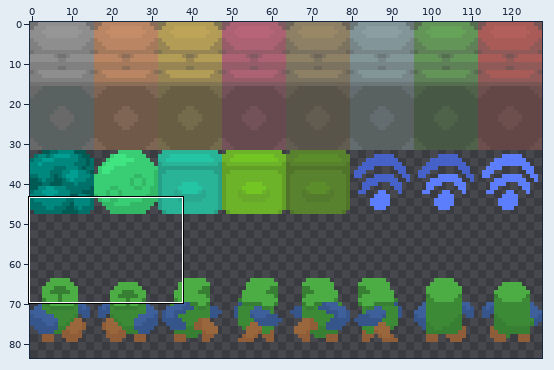
Sprite sheet, stored at asset/img/16x16SquareSheet.png. Above: a wide view before the commit, with the close-up outlined.
Close-up. As it was:
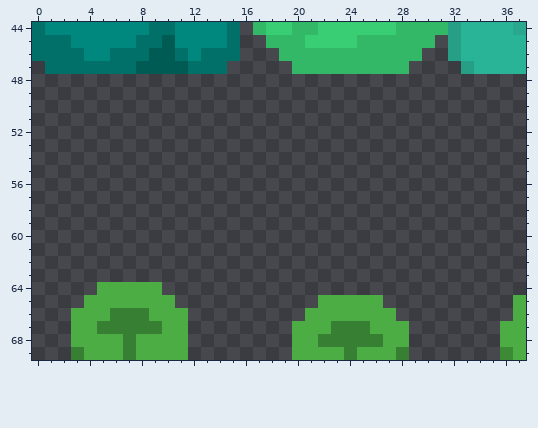
The file is 128x128 pixels. Colours within 5 levels of each other are drawn and written as one. Shown: x 0..37, y 44..69. The wide view leaves out empty margins.
Once edited:
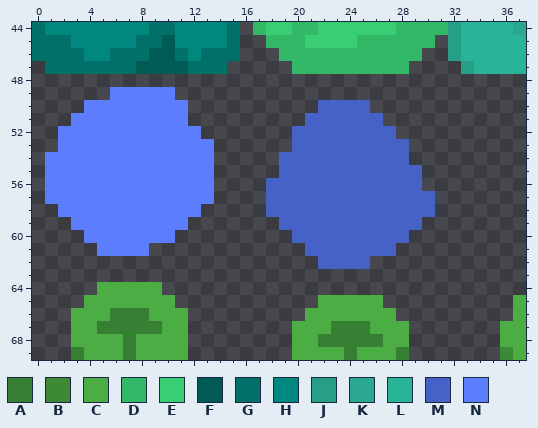
Palette (. is transparent): A #377f32  B #3c8a36  C #4bad44  D #33b867  E #3ace74  F #005b54  G #007068  H #00887e  J #279f87  K #2aa88f  L #29b397  M #4661c7  N #5c7efc
Diff:
The edit adds colour M in row 50 at x 22 to 25; in row 51 at x 21 to 26; in row 52 at x 20 to 27; in row 53 at x 20 to 28; in row 54 at x 19 to 28; in row 55 at x 19 to 29.
The edit adds colour M in row 56 at x 18 to 29; in rows 57 to 58 at x 18 to 30; in row 59 at x 19 to 29; in row 60 at x 20 to 28; in row 61 at x 21 to 27; in row 62 at x 22 to 25.
The edit adds colour N in row 49 at x 6 to 10; in row 50 at x 4 to 11; in row 51 at x 3 to 11; in row 52 at x 2 to 12; in row 53 at x 2 to 13; in rows 54 to 57 at x 1 to 13.
The edit adds colour N in row 58 at x 2 to 12; in row 59 at x 3 to 11; in row 60 at x 4 to 10; in row 61 at x 5 to 8.
